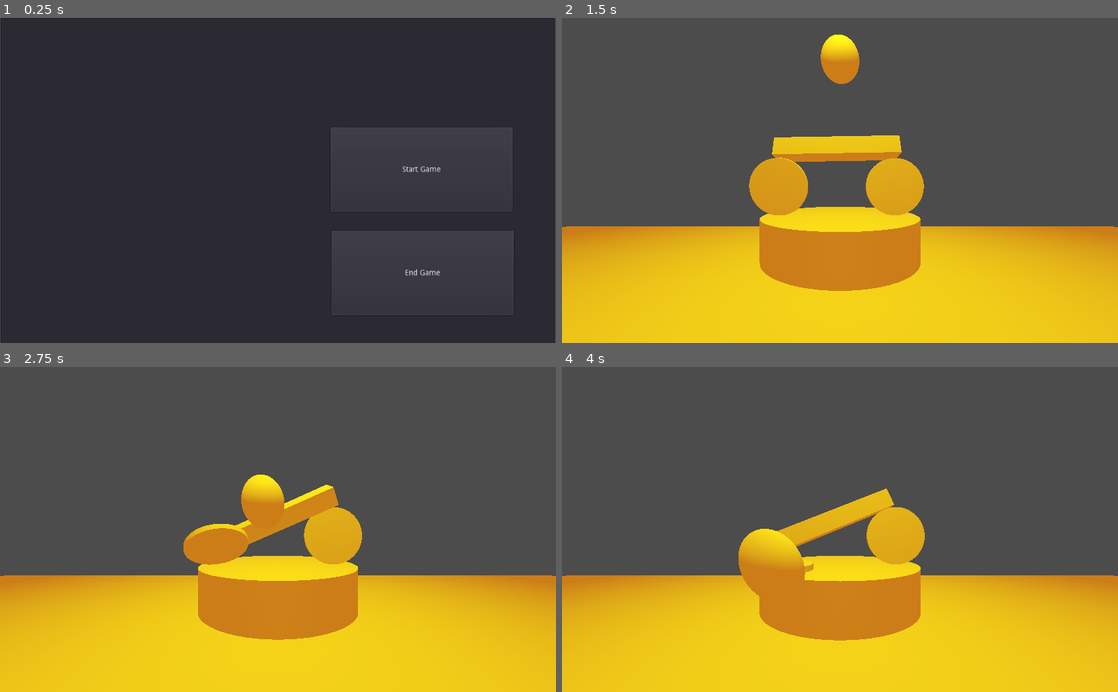
Above: before the commit, frames 1-4 (two rows, left to right).
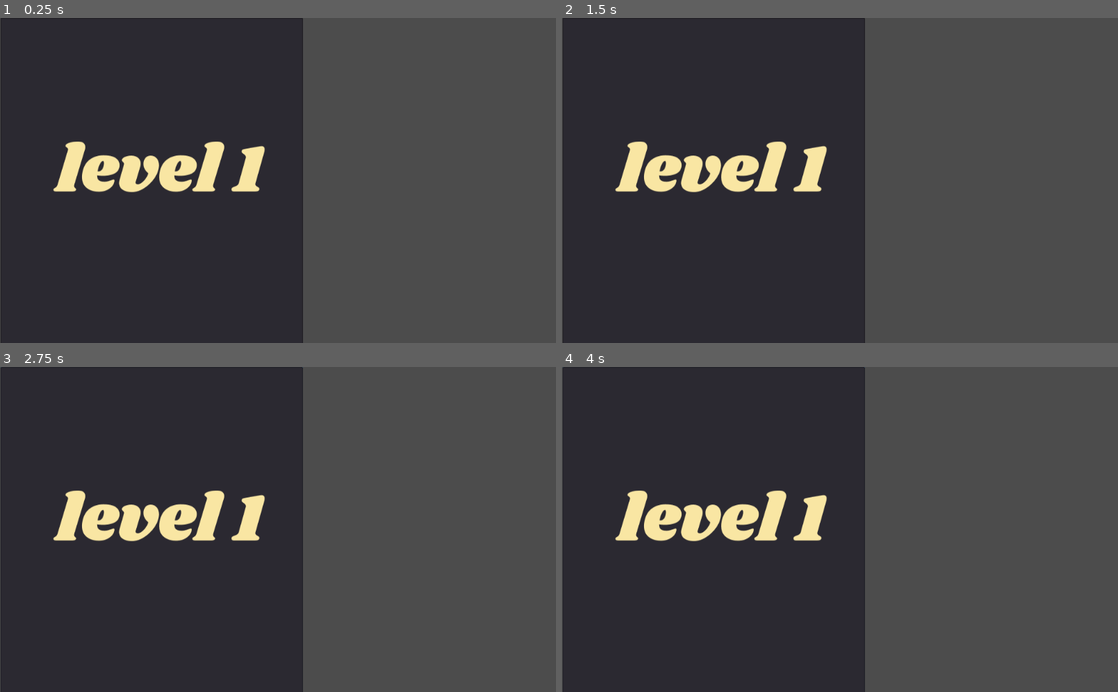
Above: after the commit, the same moments.

Repository: stagfoo/tamago-san
Game: Godot game, scene res://gui/menu/menu.tscn
Same seed, same stepped clock (60 frames per second), same inputs: the game is played once before the commit and once after it. The project has no main scene, so this scene is started directly.
Inputs (mouse positions are in pixels of both pictures, inside the frame that each line leads up to):
- Up to frame 1 (0.25 s): no input
- Up to frame 2 (1.5 s): click (984, 170) at 0.5 s, where only the run before the commit has a clickable "Start Game"; move the mouse to (962, 164) at 1.27 s; click (962, 164) at 1.42 s
- Up to frame 3 (2.75 s): move the mouse to (166, 545) at 2.02 s; click (166, 545) at 2.17 s
- Up to frame 4 (4 s): move the mouse to (895, 458) at 2.77 s; click (895, 458) at 2.92 s; move the mouse to (812, 594) at 3.52 s; click (812, 594) at 3.67 s

The runs differ from the first frame. In frame 1, 32% of the frame differs, in the area x 9-100%, y 0-100%; in frame 2, 73%, in the area x 0-100%, y 0-100%; in frame 3, 73%; in frame 4, 73%.

Commit message:
Assets

Diff:
--- a/gui/menu/menu.tscn
+++ b/gui/menu/menu.tscn
@@ -1,29 +1,452 @@
-[gd_scene load_steps=2 format=2]
+[gd_scene load_steps=4 format=2]
 
 [ext_resource path="res://gui/menu/menu.gd" type="Script" id=1]
+[ext_resource path="res://gui/menu/level 1.png" type="Texture" id=2]
+
+[sub_resource type="Theme" id=1]
+Button/colors/font_color = Color( 0, 0, 0, 1 )
+Button/colors/font_color_disabled = Color( 0, 0, 0, 1 )
+Button/colors/font_color_hover = Color( 0, 0, 0, 1 )
+Button/colors/font_color_pressed = Color( 0, 0, 0, 1 )
+Button/constants/hseparation = 2
+Button/fonts/font = null
+Button/styles/disabled = null
+Button/styles/focus = null
+Button/styles/hover = null
+Button/styles/normal = null
+Button/styles/pressed = null
+CheckBox/colors/font_color = Color( 0, 0, 0, 1 )
+CheckBox/colors/font_color_disabled = Color( 0, 0, 0, 1 )
+CheckBox/colors/font_color_hover = Color( 0, 0, 0, 1 )
+CheckBox/colors/font_color_hover_pressed = Color( 0, 0, 0, 1 )
+CheckBox/colors/font_color_pressed = Color( 0, 0, 0, 1 )
+CheckBox/constants/check_vadjust = 0
+CheckBox/constants/hseparation = 4
+CheckBox/fonts/font = null
+CheckBox/icons/checked = null
+CheckBox/icons/radio_checked = null
+CheckBox/icons/radio_unchecked = null
+CheckBox/icons/unchecked = null
+CheckBox/styles/disabled = null
+CheckBox/styles/focus = null
+CheckBox/styles/hover = null
+CheckBox/styles/hover_pressed = null
+CheckBox/styles/normal = null
+CheckBox/styles/pressed = null
+CheckButton/colors/font_color = Color( 0, 0, 0, 1 )
+CheckButton/colors/font_color_disabled = Color( 0, 0, 0, 1 )
+CheckButton/colors/font_color_hover = Color( 0, 0, 0, 1 )
+CheckButton/colors/font_color_hover_pressed = Color( 0, 0, 0, 1 )
+CheckButton/colors/font_color_pressed = Color( 0, 0, 0, 1 )
+CheckButton/constants/check_vadjust = 0
+CheckButton/constants/hseparation = 4
+CheckButton/fonts/font = null
+CheckButton/icons/off = null
+CheckButton/icons/on = null
+CheckButton/styles/disabled = null
+CheckButton/styles/focus = null
+CheckButton/styles/hover = null
+CheckButton/styles/hover_pressed = null
+CheckButton/styles/normal = null
+CheckButton/styles/pressed = null
+ColorPicker/constants/h_width = 30
+ColorPicker/constants/label_width = 10
+ColorPicker/constants/margin = 4
+ColorPicker/constants/sv_height = 256
+ColorPicker/constants/sv_width = 256
+ColorPicker/icons/add_preset = null
+ColorPicker/icons/color_hue = null
+ColorPicker/icons/color_sample = null
+ColorPicker/icons/preset_bg = null
+ColorPicker/icons/screen_picker = null
+ColorPickerButton/colors/font_color = Color( 0, 0, 0, 1 )
+ColorPickerButton/colors/font_color_disabled = Color( 0, 0, 0, 1 )
+ColorPickerButton/colors/font_color_hover = Color( 0, 0, 0, 1 )
+ColorPickerButton/colors/font_color_pressed = Color( 0, 0, 0, 1 )
+ColorPickerButton/constants/hseparation = 2
+ColorPickerButton/fonts/font = null
+ColorPickerButton/icons/bg = null
+ColorPickerButton/styles/disabled = null
+ColorPickerButton/styles/focus = null
+ColorPickerButton/styles/hover = null
+ColorPickerButton/styles/normal = null
+ColorPickerButton/styles/pressed = null
+Dialogs/constants/button_margin = 32
+Dialogs/constants/margin = 8
+FileDialog/colors/files_disabled = Color( 0, 0, 0, 1 )
+FileDialog/icons/folder = null
+FileDialog/icons/parent_folder = null
+FileDialog/icons/reload = null
+Fonts/fonts/large = null
+Fonts/fonts/normal = null
+GraphEdit/colors/activity = Color( 0, 0, 0, 1 )
+GraphEdit/colors/grid_major = Color( 0, 0, 0, 1 )
+GraphEdit/colors/grid_minor = Color( 0, 0, 0, 1 )
+GraphEdit/constants/bezier_len_neg = 160
+GraphEdit/constants/bezier_len_pos = 80
+GraphEdit/constants/port_grab_distance_horizontal = 48
+GraphEdit/constants/port_grab_distance_vertical = 6
+GraphEdit/icons/minus = null
+GraphEdit/icons/more = null
+GraphEdit/icons/reset = null
+GraphEdit/icons/snap = null
+GraphEdit/styles/bg = null
+GraphNode/colors/close_color = Color( 0, 0, 0, 1 )
+GraphNode/colors/title_color = Color( 0, 0, 0, 1 )
+GraphNode/constants/close_offset = 18
+GraphNode/constants/port_offset = 3
+GraphNode/constants/separation = 1
+GraphNode/constants/title_offset = 20
+GraphNode/fonts/title_font = null
+GraphNode/icons/close = null
+GraphNode/icons/port = null
+GraphNode/icons/resizer = null
+GraphNode/styles/breakpoint = null
+GraphNode/styles/comment = null
+GraphNode/styles/commentfocus = null
+GraphNode/styles/defaultfocus = null
+GraphNode/styles/defaultframe = null
+GraphNode/styles/frame = null
+GraphNode/styles/position = null
+GraphNode/styles/selectedframe = null
+GridContainer/constants/hseparation = 4
+GridContainer/constants/vseparation = 4
+HBoxContainer/constants/separation = 4
+HScrollBar/icons/decrement = null
+HScrollBar/icons/decrement_highlight = null
+HScrollBar/icons/increment = null
+HScrollBar/icons/increment_highlight = null
+HScrollBar/styles/grabber = null
+HScrollBar/styles/grabber_highlight = null
+HScrollBar/styles/grabber_pressed = null
+HScrollBar/styles/scroll = null
+HScrollBar/styles/scroll_focus = null
+HSeparator/constants/separation = 4
+HSeparator/styles/separator = null
+HSlider/icons/grabber = null
+HSlider/icons/grabber_disabled = null
+HSlider/icons/grabber_highlight = null
+HSlider/icons/tick = null
+HSlider/styles/focus = null
+HSlider/styles/grabber_area = null
+HSlider/styles/grabber_disabled = null
+HSlider/styles/grabber_highlight = null
+HSlider/styles/slider = null
+HSplitContainer/constants/autohide = 1
+HSplitContainer/constants/separation = 12
+HSplitContainer/icons/grabber = null
+HSplitContainer/styles/bg = null
+Icons/icons/close = null
+Icons/icons/logo = null
+ItemList/colors/font_color = Color( 0, 0, 0, 1 )
+ItemList/colors/font_color_selected = Color( 0, 0, 0, 1 )
+ItemList/colors/guide_color = Color( 0, 0, 0, 1 )
+ItemList/constants/hseparation = 4
+ItemList/constants/icon_margin = 4
+ItemList/constants/line_separation = 2
+ItemList/constants/vseparation = 2
+ItemList/fonts/font = null
+ItemList/styles/bg = null
+ItemList/styles/bg_focus = null
+ItemList/styles/cursor = null
+ItemList/styles/cursor_unfocused = null
+ItemList/styles/selected = null
+ItemList/styles/selected_focus = null
+Label/colors/font_color = Color( 0, 0, 0, 1 )
+Label/colors/font_color_shadow = Color( 0, 0, 0, 1 )
+Label/colors/font_outline_modulate = Color( 0, 0, 0, 1 )
+Label/constants/line_spacing = 3
+Label/constants/shadow_as_outline = 0
+Label/constants/shadow_offset_x = 1
+Label/constants/shadow_offset_y = 1
+Label/fonts/font = null
+Label/styles/normal = null
+LineEdit/colors/clear_button_color = Color( 0, 0, 0, 1 )
+LineEdit/colors/clear_button_color_pressed = Color( 0, 0, 0, 1 )
+LineEdit/colors/cursor_color = Color( 0, 0, 0, 1 )
+LineEdit/colors/font_color = Color( 0, 0, 0, 1 )
+LineEdit/colors/font_color_selected = Color( 0, 0, 0, 1 )
+LineEdit/colors/selection_color = Color( 0, 0, 0, 1 )
+LineEdit/constants/minimum_spaces = 12
+LineEdit/fonts/font = null
+LineEdit/icons/clear = null
+LineEdit/styles/focus = null
+LineEdit/styles/normal = null
+LineEdit/styles/read_only = null
+LinkButton/colors/font_color = Color( 0, 0, 0, 1 )
+LinkButton/colors/font_color_hover = Color( 0, 0, 0, 1 )
+LinkButton/colors/font_color_pressed = Color( 0, 0, 0, 1 )
+LinkButton/constants/underline_spacing = 2
+LinkButton/fonts/font = null
+LinkButton/styles/focus = null
+MarginContainer/constants/margin_bottom = 0
+MarginContainer/constants/margin_left = 0
+MarginContainer/constants/margin_right = 0
+MarginContainer/constants/margin_top = 0
+MenuButton/colors/font_color = Color( 0, 0, 0, 1 )
+MenuButton/colors/font_color_disabled = Color( 0, 0, 0, 1 )
+MenuButton/colors/font_color_hover = Color( 0, 0, 0, 1 )
+MenuButton/colors/font_color_pressed = Color( 0, 0, 0, 1 )
+MenuButton/constants/hseparation = 3
+MenuButton/fonts/font = null
+MenuButton/styles/disabled = null
+MenuButton/styles/focus = null
+MenuButton/styles/hover = null
+MenuButton/styles/normal = null
+MenuButton/styles/pressed = null
+OptionButton/colors/font_color = Color( 0, 0, 0, 1 )
+OptionButton/colors/font_color_disabled = Color( 0, 0, 0, 1 )
+OptionButton/colors/font_color_hover = Color( 0, 0, 0, 1 )
+OptionButton/colors/font_color_pressed = Color( 0, 0, 0, 1 )
+OptionButton/constants/arrow_margin = 2
+OptionButton/constants/hseparation = 2
+OptionButton/fonts/font = null
+OptionButton/icons/arrow = null
+OptionButton/styles/disabled = null
+OptionButton/styles/focus = null
+OptionButton/styles/hover = null
+OptionButton/styles/normal = null
+OptionButton/styles/pressed = null
+Panel/styles/panel = null
+Panel/styles/panelf = null
+Panel/styles/panelnc = null
+PanelContainer/styles/panel = null
+PopupMenu/colors/font_color = Color( 0, 0, 0, 1 )
+PopupMenu/colors/font_color_accel = Color( 0, 0, 0, 1 )
+PopupMenu/colors/font_color_disabled = Color( 0, 0, 0, 1 )
+PopupMenu/colors/font_color_hover = Color( 0, 0, 0, 1 )
+PopupMenu/constants/hseparation = 4
+PopupMenu/constants/vseparation = 4
+PopupMenu/fonts/font = null
+PopupMenu/icons/checked = null
+PopupMenu/icons/radio_checked = null
+PopupMenu/icons/radio_unchecked = null
+PopupMenu/icons/submenu = null
+PopupMenu/icons/unchecked = null
+PopupMenu/styles/hover = null
+PopupMenu/styles/labeled_separator_left = null
+PopupMenu/styles/labeled_separator_right = null
+PopupMenu/styles/panel = null
+PopupMenu/styles/panel_disabled = null
+PopupMenu/styles/separator = null
+PopupPanel/styles/panel = null
+ProgressBar/colors/font_color = Color( 0, 0, 0, 1 )
+ProgressBar/colors/font_color_shadow = Color( 0, 0, 0, 1 )
+ProgressBar/fonts/font = null
+ProgressBar/styles/bg = null
+ProgressBar/styles/fg = null
+RichTextLabel/colors/default_color = Color( 0, 0, 0, 1 )
+RichTextLabel/colors/font_color_selected = Color( 0, 0, 0, 1 )
+RichTextLabel/colors/font_color_shadow = Color( 0, 0, 0, 1 )
+RichTextLabel/colors/selection_color = Color( 0, 0, 0, 1 )
+RichTextLabel/constants/line_separation = 1
+RichTextLabel/constants/shadow_as_outline = 0
+RichTextLabel/constants/shadow_offset_x = 1
+RichTextLabel/constants/shadow_offset_y = 1
+RichTextLabel/constants/table_hseparation = 3
+RichTextLabel/constants/table_vseparation = 3
+RichTextLabel/fonts/bold_font = null
+RichTextLabel/fonts/bold_italics_font = null
+RichTextLabel/fonts/italics_font = null
+RichTextLabel/fonts/mono_font = null
+RichTextLabel/fonts/normal_font = null
+RichTextLabel/styles/focus = null
+RichTextLabel/styles/normal = null
+ScrollContainer/styles/bg = null
+SpinBox/icons/updown = null
+TabContainer/colors/font_color_bg = Color( 0, 0, 0, 1 )
+TabContainer/colors/font_color_disabled = Color( 0, 0, 0, 1 )
+TabContainer/colors/font_color_fg = Color( 0, 0, 0, 1 )
+TabContainer/constants/hseparation = 4
+TabContainer/constants/label_valign_bg = 2
+TabContainer/constants/label_valign_fg = 0
+TabContainer/constants/side_margin = 8
+TabContainer/constants/top_margin = 24
+TabContainer/fonts/font = null
+TabContainer/icons/decrement = null
+TabContainer/icons/decrement_highlight = null
+TabContainer/icons/increment = null
+TabContainer/icons/increment_highlight = null
+TabContainer/icons/menu = null
+TabContainer/icons/menu_highlight = null
+TabContainer/styles/panel = null
+TabContainer/styles/tab_bg = null
+TabContainer/styles/tab_disabled = null
+TabContainer/styles/tab_fg = null
+Tabs/colors/font_color_bg = Color( 0, 0, 0, 1 )
+Tabs/colors/font_color_disabled = Color( 0, 0, 0, 1 )
+Tabs/colors/font_color_fg = Color( 0, 0, 0, 1 )
+Tabs/constants/hseparation = 4
+Tabs/constants/label_valign_bg = 2
+Tabs/constants/label_valign_fg = 0
+Tabs/constants/top_margin = 24
+Tabs/fonts/font = null
+Tabs/icons/close = null
+Tabs/icons/decrement = null
+Tabs/icons/decrement_highlight = null
+Tabs/icons/increment = null
+Tabs/icons/increment_highlight = null
+Tabs/styles/button = null
+Tabs/styles/button_pressed = null
+Tabs/styles/panel = null
+Tabs/styles/tab_bg = null
+Tabs/styles/tab_disabled = null
+Tabs/styles/tab_fg = null
+TextEdit/colors/background_color = Color( 0, 0, 0, 1 )
+TextEdit/colors/brace_mismatch_color = Color( 0, 0, 0, 1 )
+TextEdit/colors/breakpoint_color = Color( 0, 0, 0, 1 )
+TextEdit/colors/caret_background_color = Color( 0, 0, 0, 1 )
+TextEdit/colors/caret_color = Color( 0, 0, 0, 1 )
+TextEdit/colors/code_folding_color = Color( 0, 0, 0, 1 )
+TextEdit/colors/completion_background_color = Color( 0, 0, 0, 1 )
+TextEdit/colors/completion_existing_color = Color( 0, 0, 0, 1 )
+TextEdit/colors/completion_font_color = Color( 0, 0, 0, 1 )
+TextEdit/colors/completion_scroll_color = Color( 0, 0, 0, 1 )
+TextEdit/colors/completion_selected_color = Color( 0, 0, 0, 1 )
+TextEdit/colors/current_line_color = Color( 0, 0, 0, 1 )
+TextEdit/colors/font_color = Color( 0, 0, 0, 1 )
+TextEdit/colors/font_color_selected = Color( 0, 0, 0, 1 )
+TextEdit/colors/function_color = Color( 0, 0, 0, 1 )
+TextEdit/colors/line_number_color = Color( 0, 0, 0, 1 )
+TextEdit/colors/mark_color = Color( 0, 0, 0, 1 )
+TextEdit/colors/member_variable_color = Color( 0, 0, 0, 1 )
+TextEdit/colors/number_color = Color( 0, 0, 0, 1 )
+TextEdit/colors/safe_line_number_color = Color( 0, 0, 0, 1 )
+TextEdit/colors/selection_color = Color( 0, 0, 0, 1 )
+TextEdit/colors/symbol_color = Color( 0, 0, 0, 1 )
+TextEdit/colors/word_highlighted_color = Color( 0, 0, 0, 1 )
+TextEdit/constants/completion_lines = 7
+TextEdit/constants/completion_max_width = 50
+TextEdit/constants/completion_scroll_width = 3
+TextEdit/constants/line_spacing = 4
+TextEdit/fonts/font = null
+TextEdit/icons/tab = null
+TextEdit/styles/completion = null
+TextEdit/styles/focus = null
+TextEdit/styles/normal = null
+TextEdit/styles/read_only = null
+ToolButton/colors/font_color = Color( 0, 0, 0, 1 )
+ToolButton/colors/font_color_disabled = Color( 0, 0, 0, 1 )
+ToolButton/colors/font_color_hover = Color( 0, 0, 0, 1 )
+ToolButton/colors/font_color_pressed = Color( 0, 0, 0, 1 )
+ToolButton/constants/hseparation = 3
+ToolButton/fonts/font = null
+ToolButton/styles/disabled = null
+ToolButton/styles/focus = null
+ToolButton/styles/hover = null
+ToolButton/styles/normal = null
+ToolButton/styles/pressed = null
+TooltipLabel/colors/font_color = Color( 0, 0, 0, 1 )
+TooltipLabel/colors/font_color_shadow = Color( 0, 0, 0, 1 )
+TooltipLabel/constants/shadow_offset_x = 1
+TooltipLabel/constants/shadow_offset_y = 1
+TooltipLabel/fonts/font = null
+TooltipPanel/styles/panel = null
+Tree/colors/cursor_color = Color( 0, 0, 0, 1 )
+Tree/colors/custom_button_font_highlight = Color( 0, 0, 0, 1 )
+Tree/colors/drop_position_color = Color( 0, 0, 0, 1 )
+Tree/colors/font_color = Color( 0, 0, 0, 1 )
+Tree/colors/font_color_selected = Color( 0, 0, 0, 1 )
+Tree/colors/guide_color = Color( 0, 0, 0, 1 )
+Tree/colors/relationship_line_color = Color( 0, 0, 0, 1 )
+Tree/colors/selection_color = Color( 0, 0, 0, 1 )
+Tree/colors/title_button_color = Color( 0, 0, 0, 1 )
+Tree/constants/button_margin = 4
+Tree/constants/draw_guides = 1
+Tree/constants/draw_relationship_lines = 0
+Tree/constants/guide_width = 2
+Tree/constants/hseparation = 4
+Tree/constants/item_margin = 12
+Tree/constants/scroll_border = 4
+Tree/constants/scroll_speed = 12
+Tree/constants/vseparation = 4
+Tree/fonts/font = null
+Tree/fonts/title_button_font = null
+Tree/icons/arrow = null
+Tree/icons/arrow_collapsed = null
+Tree/icons/checked = null
+Tree/icons/select_arrow = null
+Tree/icons/unchecked = null
+Tree/icons/updown = null
+Tree/styles/bg = null
+Tree/styles/bg_focus = null
+Tree/styles/button_pressed = null
+Tree/styles/cursor = null
+Tree/styles/cursor_unfocused = null
+Tree/styles/custom_button = null
+Tree/styles/custom_button_hover = null
+Tree/styles/custom_button_pressed = null
+Tree/styles/selected = null
+Tree/styles/selected_focus = null
+Tree/styles/title_button_hover = null
+Tree/styles/title_button_normal = null
+Tree/styles/title_button_pressed = null
+VBoxContainer/constants/separation = 4
+VScrollBar/icons/decrement = null
+VScrollBar/icons/decrement_highlight = null
+VScrollBar/icons/increment = null
+VScrollBar/icons/increment_highlight = null
+VScrollBar/styles/grabber = null
+VScrollBar/styles/grabber_highlight = null
+VScrollBar/styles/grabber_pressed = null
+VScrollBar/styles/scroll = null
+VScrollBar/styles/scroll_focus = null
+VSeparator/constants/separation = 4
+VSeparator/styles/separator = null
+VSlider/icons/grabber = null
+VSlider/icons/grabber_disabled = null
+VSlider/icons/grabber_highlight = null
+VSlider/icons/tick = null
+VSlider/styles/focus = null
+VSlider/styles/grabber_area = null
+VSlider/styles/grabber_disabled = null
+VSlider/styles/grabber_highlight = null
+VSlider/styles/slider = null
+VSplitContainer/constants/autohide = 1
+VSplitContainer/constants/separation = 12
+VSplitContainer/icons/grabber = null
+VSplitContainer/styles/bg = null
+WindowDialog/colors/title_color = Color( 0, 0, 0, 1 )
+WindowDialog/constants/close_h_ofs = 18
+WindowDialog/constants/close_v_ofs = 18
+WindowDialog/constants/scaleborder_size = 4
+WindowDialog/constants/title_height = 20
+WindowDialog/fonts/title_font = null
+WindowDialog/icons/close = null
+WindowDialog/icons/close_highlight = null
+WindowDialog/styles/panel = null
 
 [node name="Menu" type="Node2D"]
 
 [node name="ItemList" type="ItemList" parent="."]
 margin_left = 1.0
-margin_right = 1022.0
-margin_bottom = 604.0
+margin_right = 558.0
+margin_bottom = 828.0
+theme = SubResource( 1 )
+auto_height = true
 script = ExtResource( 1 )
 
 [node name="Start Game" type="Button" parent="ItemList"]
-margin_left = 607.929
-margin_top = 202.191
-margin_right = 942.929
-margin_bottom = 358.191
+visible = false
+margin_left = 90.0
+margin_top = 221.0
+margin_right = 506.0
+margin_bottom = 377.0
+rect_scale = Vector2( 0.991667, 0.709565 )
 action_mode = 0
 text = "Start Game"
 
 [node name="End Game" type="Button" parent="ItemList"]
-margin_left = 609.867
-margin_top = 393.352
-margin_right = 944.867
-margin_bottom = 549.352
+margin_left = 99.867
+margin_top = 633.352
+margin_right = 434.867
+margin_bottom = 789.352
 action_mode = 0
 text = "End Game"
+
+[node name="level 1" type="Sprite" parent="."]
+position = Vector2( 293, 275 )
+scale = Vector2( 1, 1.01724 )
+texture = ExtResource( 2 )
 [connection signal="pressed" from="ItemList/Start Game" to="ItemList" method="_on_Button_pressed"]
 [connection signal="pressed" from="ItemList/End Game" to="ItemList" method="_on_Button_pressed"]
Binary file added: assets/textures/bamboo.png
Not shown, added: assets/textures/bamboo.png.import
Binary file added: assets/textures/buta.png
Not shown, added: assets/textures/buta.png.import
Binary file added: assets/textures/naruto.png
Not shown, added: assets/textures/naruto.png.import
Binary file added: assets/textures/negi.png
Not shown, added: assets/textures/negi.png.import
Binary file added: gui/menu/level 1.jpg
Not shown, added: gui/menu/level 1.jpg.import
Binary file added: gui/menu/level 1.png
Not shown, added: gui/menu/level 1.png.import
(and 1 more such lines)
